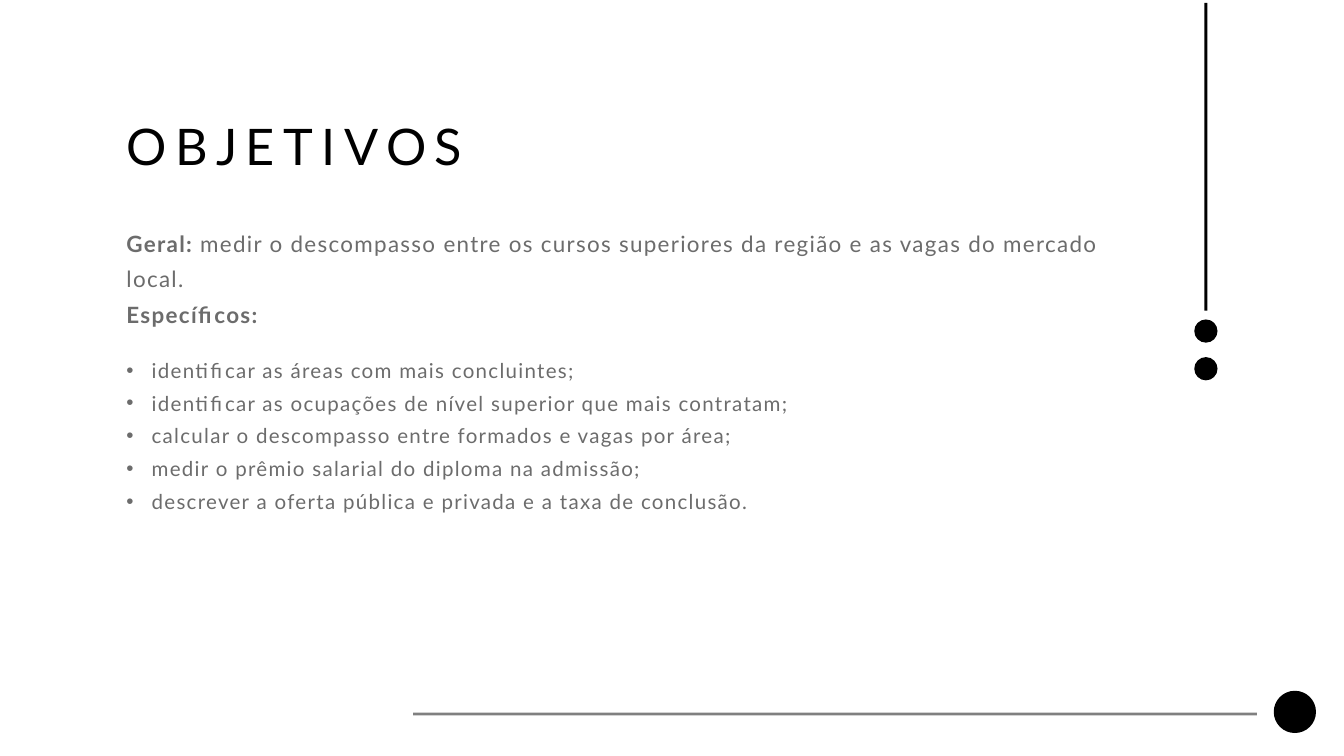
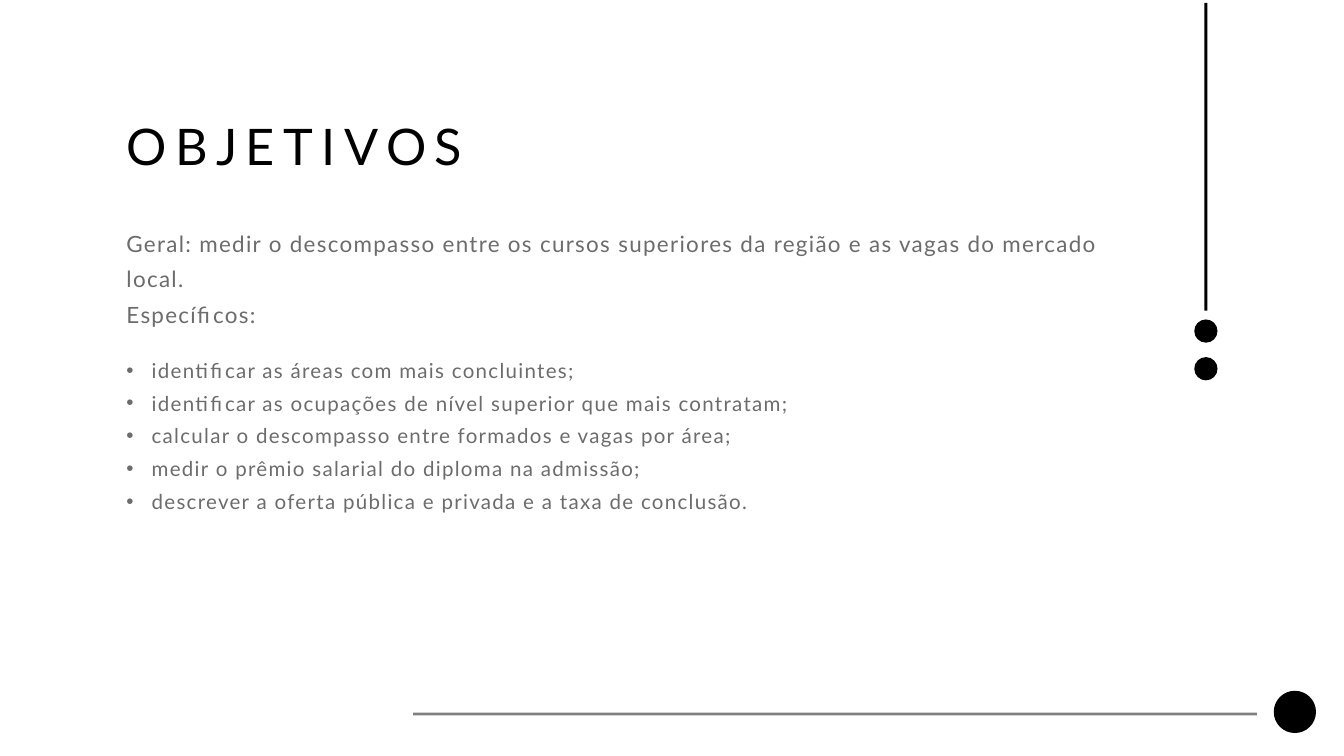
Before and after one commit to guilherme-ndo/projetointegrador-ii, a slide deck: slide 4 of docs/apresentacao_pi2.pptx. Drawn at 1344x756 pixels with LibreOffice and Linux fonts; fonts in the diff are those of the drawing; background and template pictures are left out. Boxes give left, top, right and bottom in pixels: in the first picture for what was removed or moved away, otherwise in the second. Text is boxed around its words. In the diff, an @@ line names an element or a change of style, - is before the commit and + after.

```diff
--- a/docs/apresentacao_pi2.pptx
+++ b/docs/apresentacao_pi2.pptx
@@ text "Geral: medir o descompasso entre ..." at box(126, 235, 1095, 287): bold off in "Geral:", "Específicos:" @@
```
Also in this commit, not shown: 6 other slides changed, 1 other file.
